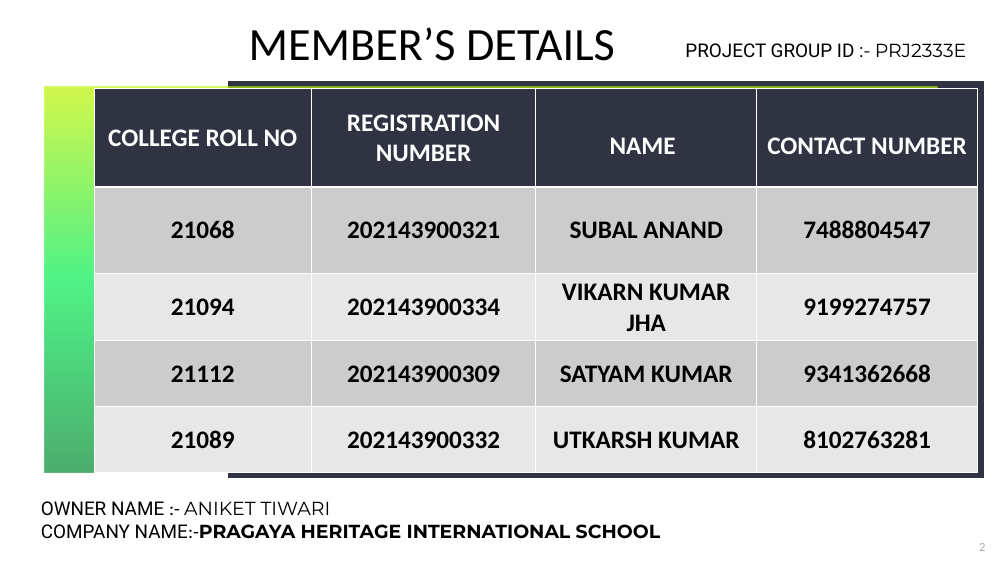
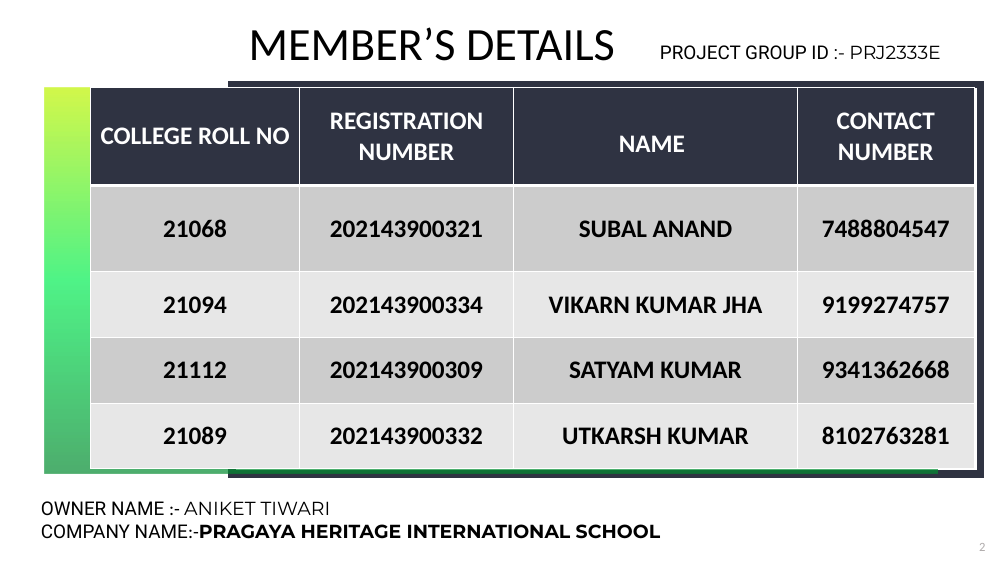
Before and after one commit to vikarnjha/School-Fee-Management-System, a slide deck: slide 4 of SFMS PPT.pptx. Drawn at 1008x567 pixels with LibreOffice and Linux fonts; fonts in the diff are those of the drawing. Boxes give left, top, right and bottom in pixels: in the first picture for what was removed or moved away, otherwise in the second. Text is boxed around its words. In the diff, an @@ line names an element or a change of style, - is before the commit and + after.

```diff
--- a/SFMS PPT.pptx
+++ b/SFMS PPT.pptx
@@ text "PROJECT GROUP ID :- PRJ2333E": place and size @@
-text "PROJECT GROUP ID :- PRJ2333E" at [685,43,966,58]
+text "PROJECT GROUP ID :- PRJ2333E" at [660,45,940,60]
@@ table at [91,87,974,467] @@
@@ line spacing 1.5 to 1 @@
@@ table: place and size @@
-table at [95,89,978,471]
+table at [91,87,974,467]
```
Also in this commit, not shown: 2 other slides changed.
